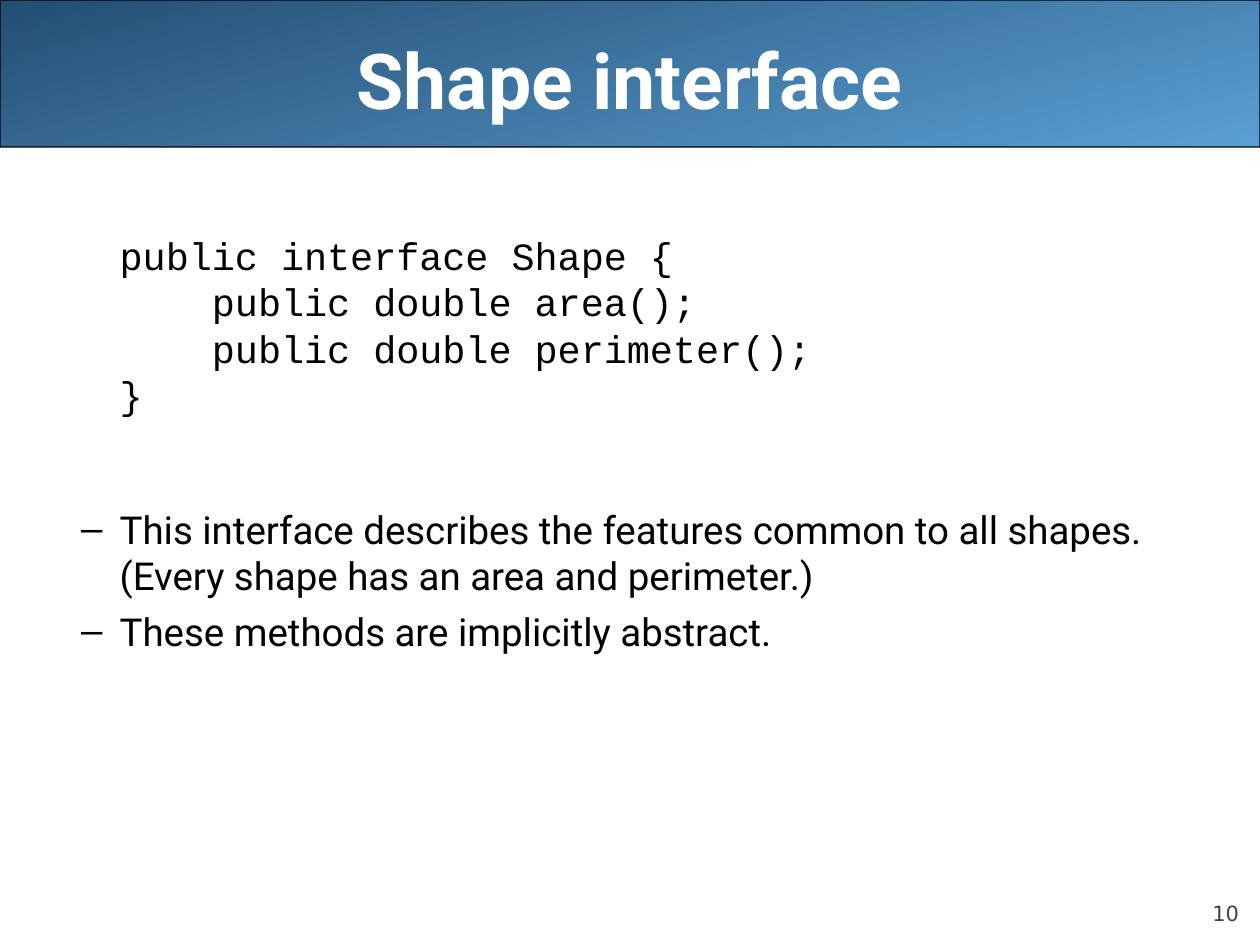
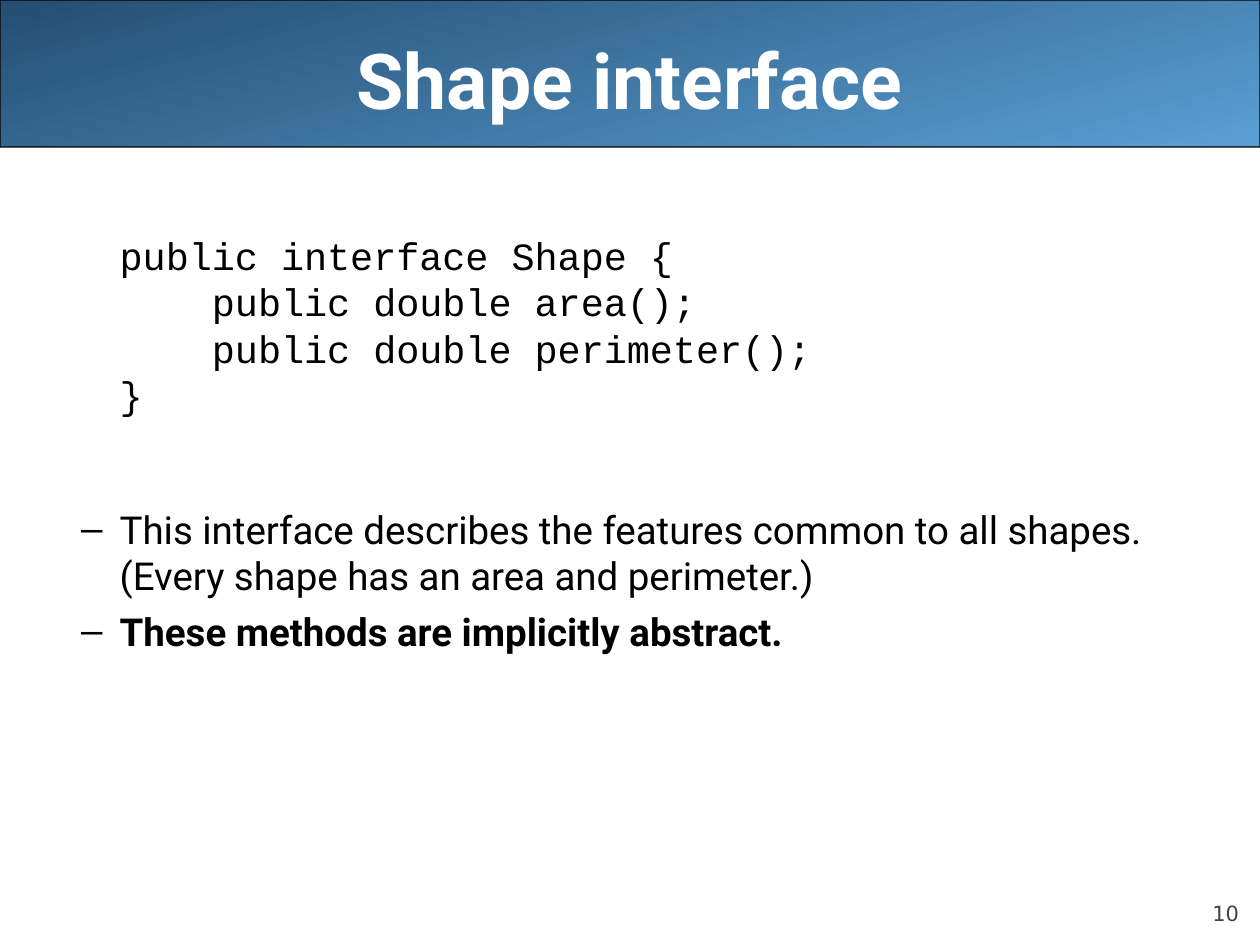
Before and after one commit to LongBaoNguyen/longbaonguyen.github.io, a slide deck: slide 10 of courses/apcsa/lecture20.ppt. Drawn at 1260x945 pixels with LibreOffice and Linux fonts; fonts in the diff are those of the drawing. Boxes give left, top, right and bottom in pixels: in the first picture for what was removed or moved away, otherwise in the second. Text is boxed around its words. In the diff, an @@ line names an element or a change of style, - is before the commit and + after.

```diff
--- a/courses/apcsa/lecture20.ppt
+++ b/courses/apcsa/lecture20.ppt
@@ text at <box>120,617,782,655</box>: bold on in "These methods are implicitly abstract." @@
```
Also in this commit, not shown: 36 other slides changed, 1 slide added, 8 other files.
